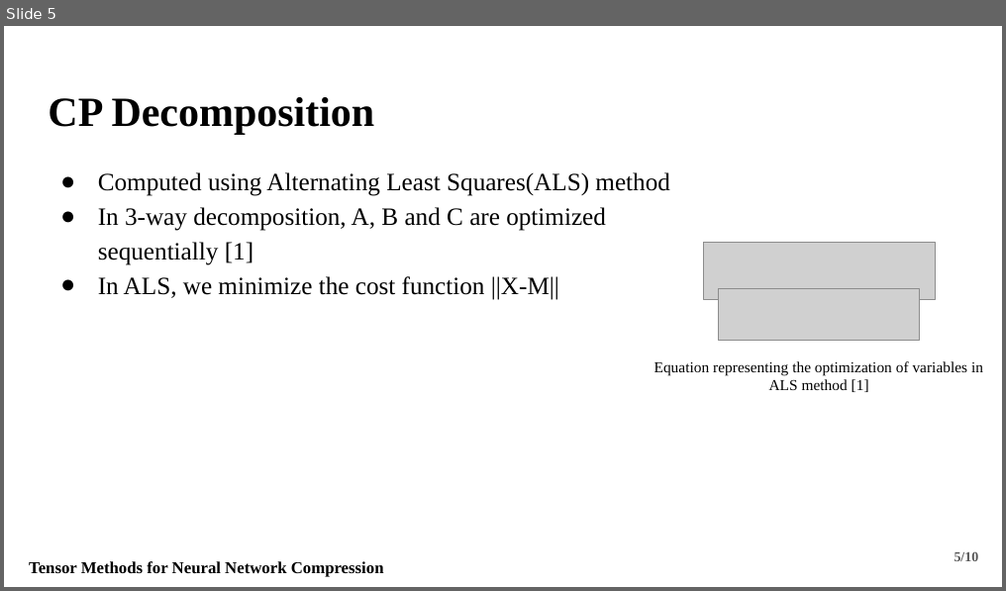
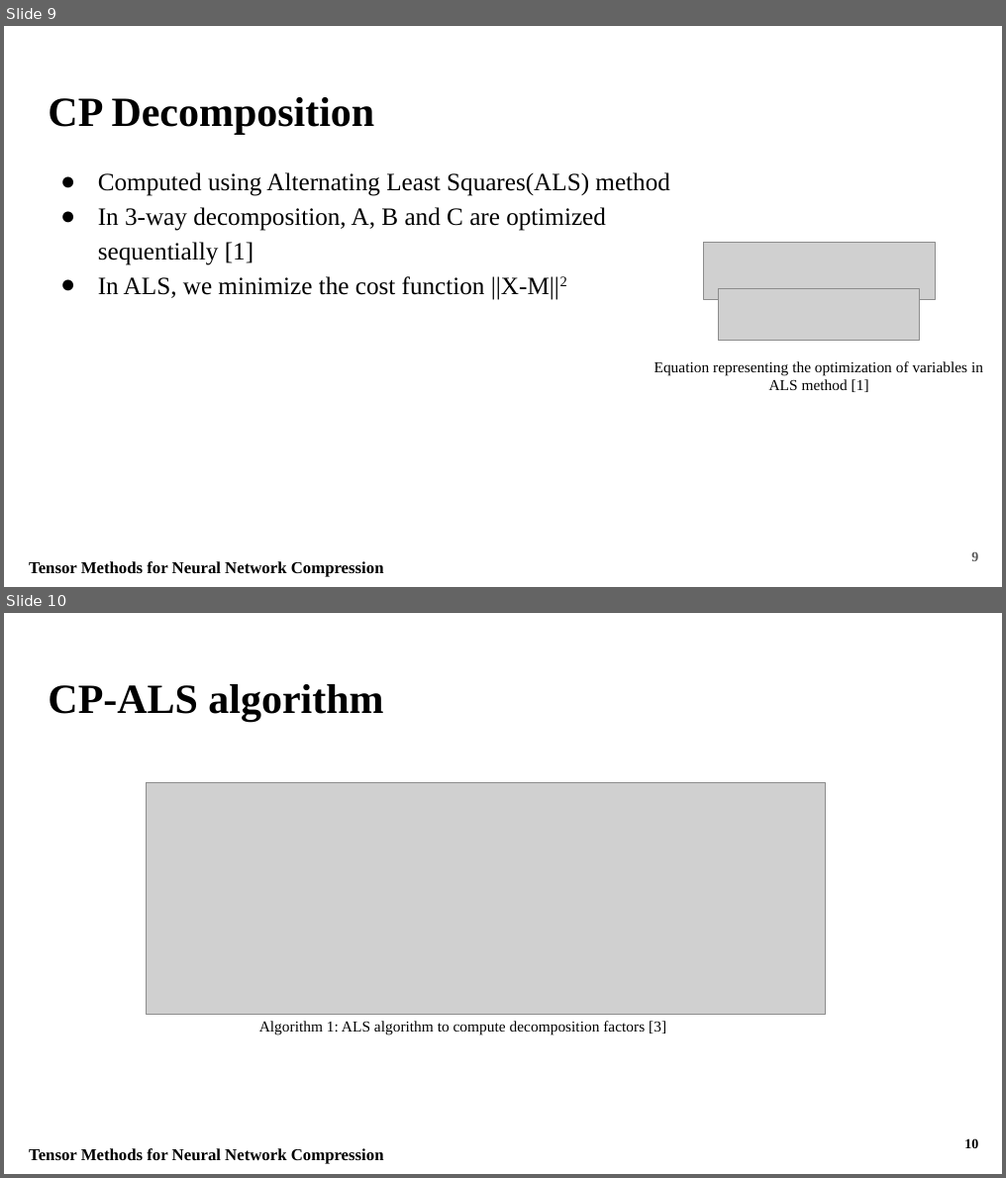
Before and after one commit to Fraunhofer-SCAI/canonical-cnn, a slide deck: Presentation/Fraunhofer_Presentation.pptx. Shown one above the other, each under a label of ours: slide 5 before the commit, slides 9 and 10 after it. The pictures are 1006x591 and 1006x1178 pixels, drawn with LibreOffice and Linux fonts; fonts in the diff are those of the drawing; grey boxes stand for pictures. Boxes give left, top, right and bottom in pixels: in the first picture for what was removed or moved away, otherwise in the second. Text is boxed around its words. In the diff, an @@ line names an element or a change of style, - is before the commit and + after.

```diff
--- a/Presentation/Fraunhofer_Presentation.pptx
+++ b/Presentation/Fraunhofer_Presentation.pptx
@@ slide 10 added at (4, 613, 1002, 1174), background #FFFFFF @@
@@ title added at (48, 684, 383, 721), 30 pt, text #000000, bold @@
+CP-ALS algorithm
@@ picture added at (147, 782, 826, 1015) @@
@@ text added at (259, 1021, 666, 1036), 11 pt, text #000000 @@
+Algorithm 1: ALS algorithm to compute decomposition factors [3]
@@ page number added at (964, 1139, 978, 1149), 10 pt, text #000000, bold @@
+10
@@ text added at (29, 1149, 384, 1164), 12 pt, text #000000, bold @@
+Tensor Methods for Neural Network Compression
@@ what was slide 5 is now slide 9 @@
@@ slide 9 changed as well @@
@@ text at (98, 276, 567, 300): text changed @@
-● In ALS, we minimize the cost function ||X-M||
+● In ALS, we minimize the cost function ||X-M||2
@@ page number at (971, 553, 978, 562): text changed @@
-5/10
+9
```
Also in this commit, not shown: 8 other slides changed, 5 other slides added, 1 other file.
